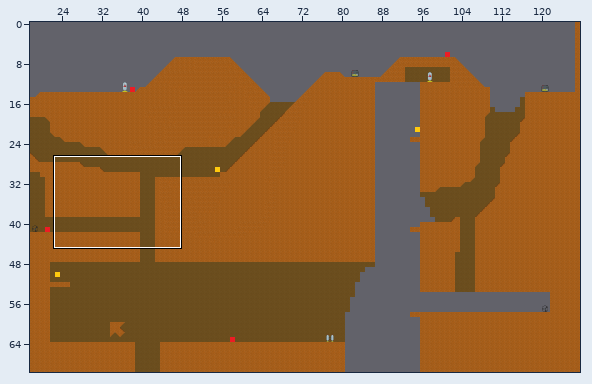
One commit to this Tiled map (JSON): build/maps/world.json. The first picture is a wide view before the edit; the outline marks the close-up.
Close-up. Old version:
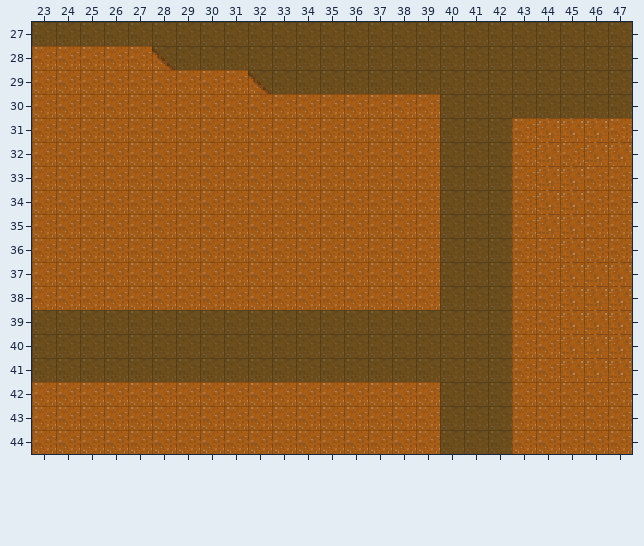
Cells are 16x16 px. Shown: x 23..47, y 27..44. The commit also changed other parts of the map, which this record leaves out. Tiles whose own drawing changed are shown in their newer look in all pictures.
And afterwards:
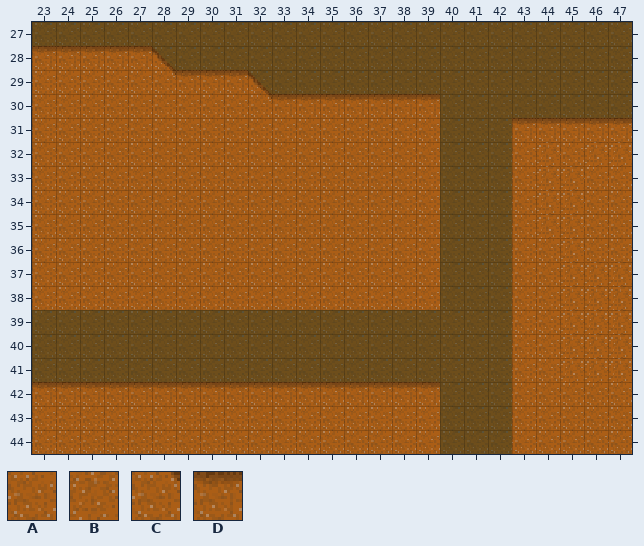
Key: from "tiles": A 3, B 3 turned 90, C 6, D 13.
_ is an empty cell.
Edits made:
Layer "physical":
Tile C replaces tile A in row 29 at x 28; in row 30 at x 32.
Tile D replaces tile A in row 28 at x 23 to 27; in row 29 at x 29 to 31; in row 30 at x 33 to 39; in row 31 at x 43 and 47; in row 42 at x 23 to 39.
Tile D replaces tile B in row 31 at x 44 to 46.
